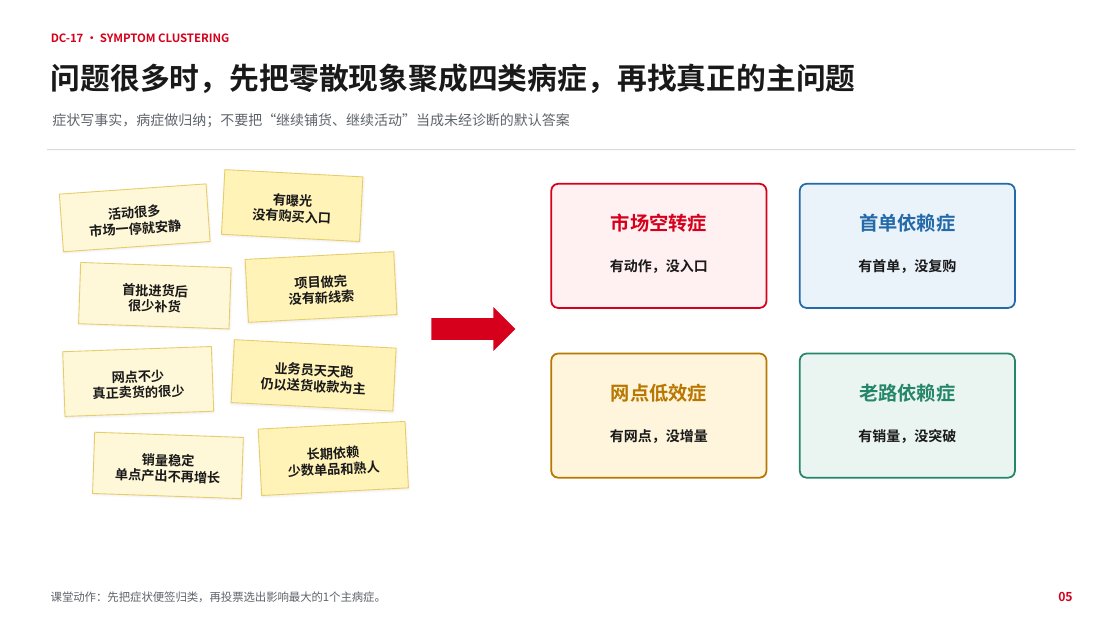
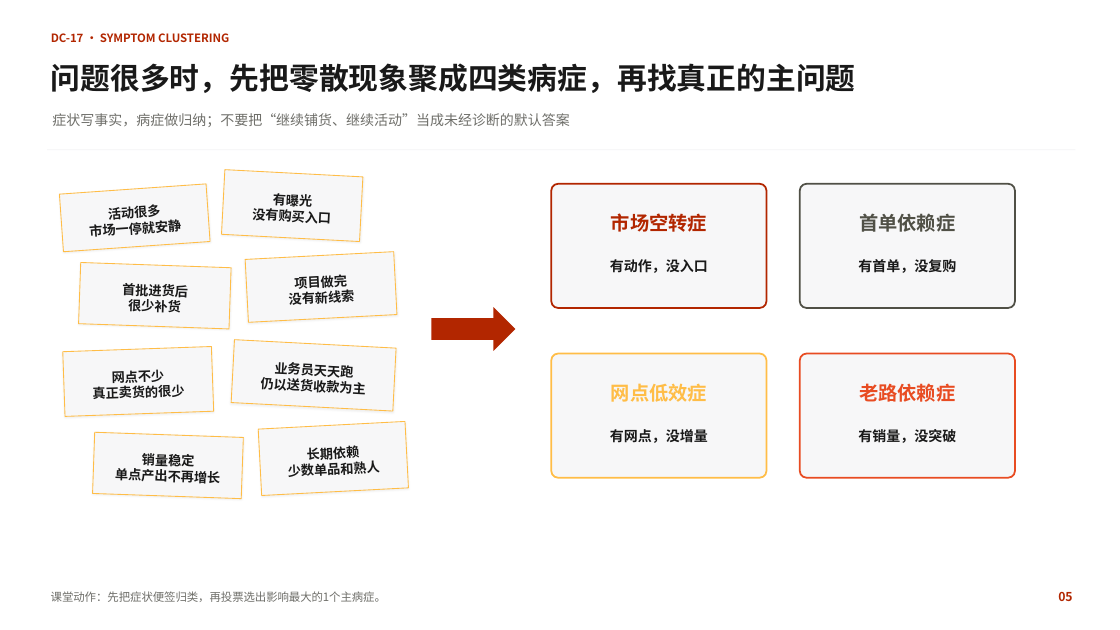
Before and after one commit to swefner/company-ppt-skills, a slide deck: slide 5 of domains/yuhong/assets/components/yuhong-county-course-components-branded.pptx. Drawn at 1120x630 pixels with LibreOffice and Linux fonts; fonts in the diff are those of the drawing; background and template pictures are left out. Boxes give left, top, right and bottom in pixels: in the first picture for what was removed or moved away, otherwise in the second. Text is boxed around its words. In the diff, an @@ line names an element or a change of style, - is before the commit and + after.

```diff
--- a/domains/yuhong/assets/components/yuhong-county-course-components-branded.pptx
+++ b/domains/yuhong/assets/components/yuhong-county-course-components-branded.pptx
@@ text "症状写事实，病症做归纳；不要把“继续铺货、继续活动”当成未经诊断的默认答案" at box(52, 113, 569, 127): text colour #5F646B to #6F6F6A @@
@@ line (47, 150) - (1075, 150): stroke #D8DCE0 0.75 pt to #F7F7F8 0.75 pt @@
@@ rounded rectangle at box(551, 184, 766, 308): fill #FFF0F2 to #F7F7F8; outline #D6001C 1.5 pt to #B22600 1.5 pt @@
@@ rounded rectangle at box(800, 184, 1015, 308): fill #EAF2FA to #F7F7F8; outline #246AA8 1.5 pt to #505046 1.5 pt @@
@@ text "首单依赖症" at box(859, 213, 955, 232): text colour #246AA8 to #505046 @@
@@ right arrow at box(432, 308, 516, 351): fill #D6001C to #B22600 @@
@@ rounded rectangle at box(551, 354, 766, 478): fill #FFF4DC to #F7F7F8; outline #B87700 1.5 pt to #FFBD47 1.5 pt @@
@@ rounded rectangle at box(800, 354, 1015, 478): fill #EAF5F1 to #F7F7F8; outline #26866A 1.5 pt to #E84C22 1.5 pt @@
@@ text "网点低效症" at box(611, 383, 707, 402): text colour #B87700 to #FFBD47 @@
@@ text "老路依赖症" at box(859, 383, 955, 402): text colour #26866A to #E84C22 @@
@@ fill #FFF8D8 to #F7F7F8; outline #E7CC67 0.75 pt to #FFBD47 0.75 pt in 4 elements at box(59, 184, 210, 252), box(79, 263, 231, 329), box(63, 347, 214, 417), box(92, 433, 243, 499) @@
@@ fill #FFF3B8 to #F7F7F8; outline #E7CC67 0.75 pt to #FFBD47 0.75 pt in 4 elements at box(222, 169, 364, 241), box(245, 252, 397, 322), box(231, 339, 396, 411), box(258, 421, 408, 495) @@
@@ text "课堂动作：先把症状便签归类，再投票选出影响最大的1个主病症。" at box(51, 591, 386, 602): text colour #5F646B to #6F6F6A @@
@@ text colour #D6001C to #B22600 in 3 elements at box(51, 33, 229, 42), box(611, 213, 707, 232), box(1058, 592, 1072, 601) @@
```
Also in this commit, not shown: 6 other slides changed, 12 other files.
